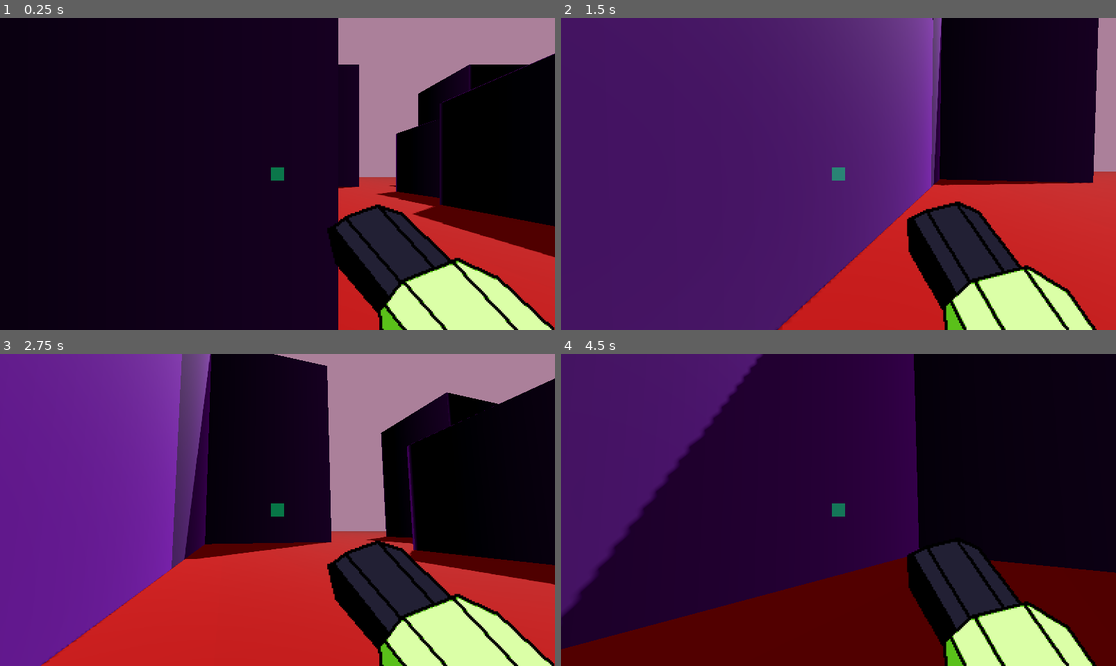
Above: before the commit, frames 1-4 (two rows, left to right).
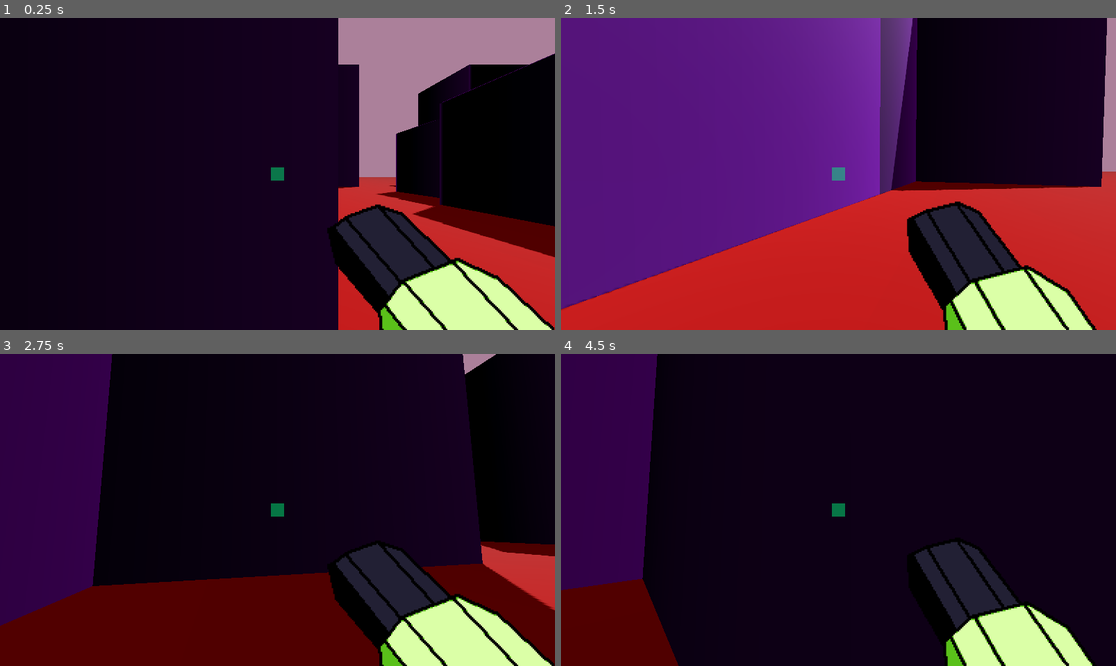
Above: after the commit, the same moments.

Repository: im-ener/Bytecrusher
Game: Godot game, scene res://world.tscn
The game is run twice, just before and just after one commit, with the same random seed, the same clock (stepped at 60 frames per second) and the same inputs.
Inputs (mouse positions are in pixels of both pictures, inside the frame that each line leads up to):
- Up to frame 1 (0.25 s): no input
- Up to frame 2 (1.5 s): tap Enter (ui_accept) at 0.5 s; move the mouse to (866, 174) at 0.52 s; hold W (forward) from 0.53 s (still down); tap G (fly) at 0.6 s; tap Space (jump) at 0.77 s; move the mouse to (810, 174) at 1.27 s; click (810, 174) at 1.35 s
- Up to frame 3 (2.75 s): keep holding W (forward); tap Space (jump) at 1.52 s; move the mouse to (288, 503) at 2.02 s; tap G (fly) at 2.1 s
- Up to frame 4 (4.5 s): keep holding W (forward); move the mouse to (832, 516) at 2.77 s; click (832, 516) at 2.85 s; tap Space (jump) at 3.02, 3.77 s; move the mouse to (877, 513) at 3.52 s; tap G (fly) at 3.6 s; move the mouse to (794, 506) at 4.27 s; click (794, 506) at 4.35 s

The runs differ from the first frame. In frame 2, 61% of the frame differs, in the area x 0-99%, y 0-100%; in frame 3, 69%, in the area x 0-100%, y 0-100%; in frame 4, 66%.

Commit message:
uhhh present this yes
uhhh some changes

Diff:
--- a/player.gd
+++ b/player.gd
@@ -6,7 +6,7 @@
 @onready var camera = $Camera3D
 @export var fall_acceleration = 75
 
-const SPEED = 8.0
+const SPEED = 16.0
 const JUMP_VELOCITY = 4.5
 
 var gravity = ProjectSettings.get_setting("physics/3d/default_gravity")
--- a/world.tscn
+++ b/world.tscn
@@ -149,14 +149,6 @@
 albedo_color = Color(0.482353, 0.00392157, 0.741176, 1)
 albedo_texture = SubResource("GradientTexture2D_t5wak")
 
-[sub_resource type="StandardMaterial3D" id="StandardMaterial3D_72cgg"]
-albedo_color = Color(0.482353, 0.00392157, 0.741176, 1)
-albedo_texture = SubResource("GradientTexture2D_t5wak")
-
-[sub_resource type="StandardMaterial3D" id="StandardMaterial3D_xqshy"]
-albedo_color = Color(0.482353, 0.00392157, 0.741176, 1)
-albedo_texture = SubResource("GradientTexture2D_t5wak")
-
 [sub_resource type="StandardMaterial3D" id="StandardMaterial3D_ihgrp"]
 albedo_color = Color(0.482353, 0.00392157, 0.741176, 1)
 albedo_texture = SubResource("GradientTexture2D_t5wak")
@@ -221,7 +213,7 @@
 [node name="environment" type="Node3D" parent="."]
 
 [node name="block3" type="MeshInstance3D" parent="environment"]
-transform = Transform3D(266.063, 0, 0, 0, 4.30996, 0, 0, 0, 370.98, -10.1375, -3.39841, 18.3471)
+transform = Transform3D(266.063, 0, 0, 0, 4.30996, 0, 0, 0, 370.98, -12.1375, -3.39841, 19.3471)
 material_override = SubResource("StandardMaterial3D_0mol8")
 mesh = SubResource("BoxMesh_qup7i")
 skeleton = NodePath("../environment")
@@ -320,7 +312,7 @@
 shape = SubResource("ConcavePolygonShape3D_itp7i")
 
 [node name="block11" type="MeshInstance3D" parent="."]
-transform = Transform3D(15.0485, 0, 0, 0, 0.696548, 0, 0, 0, 14.4551, 1.68865, 2.94568, 14.5909)
+transform = Transform3D(15.0485, 0, 0, 0, 0.696548, 0, 0, 0, 15.9006, 1.68865, 2.94568, 14.5909)
 material_override = SubResource("StandardMaterial3D_be24x")
 mesh = SubResource("BoxMesh_qup7i")
 skeleton = NodePath("../environment")
@@ -585,30 +577,6 @@
 [node name="CollisionShape3D" type="CollisionShape3D" parent="block32/StaticBody3D"]
 shape = SubResource("ConcavePolygonShape3D_itp7i")
 
-[node name="block34" type="MeshInstance3D" parent="."]
-transform = Transform3D(-2.29261e-06, 0, -1.65817, 0, 5.96958, 0, 52.4487, 0, -7.24809e-08, 47.4244, -0.413101, -8.41528)
-material_override = SubResource("StandardMaterial3D_72cgg")
-mesh = SubResource("BoxMesh_qup7i")
-skeleton = NodePath("../environment")
-metadata/_edit_group_ = true
-
-[node name="StaticBody3D" type="StaticBody3D" parent="block34"]
-
-[node name="CollisionShape3D" type="CollisionShape3D" parent="block34/StaticBody3D"]
-shape = SubResource("ConcavePolygonShape3D_itp7i")
-
-[node name="block35" type="MeshInstance3D" parent="."]
-transform = Transform3D(52.4487, 0, 0, 0, 5.96958, 0, 0, 0, 1.65817, 22.4244, -0.413101, 16.5847)
-material_override = SubResource("StandardMaterial3D_xqshy")
-mesh = SubResource("BoxMesh_qup7i")
-skeleton = NodePath("../environment")
-metadata/_edit_group_ = true
-
-[node name="StaticBody3D" type="StaticBody3D" parent="block35"]
-
-[node name="CollisionShape3D" type="CollisionShape3D" parent="block35/StaticBody3D"]
-shape = SubResource("ConcavePolygonShape3D_itp7i")
-
 [node name="block36" type="MeshInstance3D" parent="."]
 transform = Transform3D(25.2719, 0, 0, 0, 33.496, 0, 0, 0, 13.9493, 43.7002, 4.98968, -40.218)
 material_override = SubResource("StandardMaterial3D_ihgrp")
@@ -668,3 +636,87 @@
 
 [node name="CollisionShape3D" type="CollisionShape3D" parent="block40/StaticBody3D"]
 shape = SubResource("ConcavePolygonShape3D_itp7i")
+
+[node name="block33" type="MeshInstance3D" parent="."]
+transform = Transform3D(73.2885, 0, 0, 0, 33.496, 0, 0, 0, 13.9493, 53.7002, 4.98968, 20.782)
+material_override = SubResource("StandardMaterial3D_nf1bk")
+mesh = SubResource("BoxMesh_qup7i")
+skeleton = NodePath("../environment")
+metadata/_edit_group_ = true
+
+[node name="StaticBody3D" type="StaticBody3D" parent="block33"]
+
+[node name="CollisionShape3D" type="CollisionShape3D" parent="block33/StaticBody3D"]
+shape = SubResource("ConcavePolygonShape3D_itp7i")
+
+[node name="block41" type="MeshInstance3D" parent="."]
+transform = Transform3D(11.2795, 0, 0, 0, 14.3332, 0, 0, 0, 22.8493, 40.187, 4.74684, 8.81151)
+material_override = SubResource("StandardMaterial3D_nhyil")
+mesh = SubResource("BoxMesh_qup7i")
+skeleton = NodePath("../environment")
+metadata/_edit_group_ = true
+
+[node name="StaticBody3D" type="StaticBody3D" parent="block41"]
+
+[node name="CollisionShape3D" type="CollisionShape3D" parent="block41/StaticBody3D"]
+shape = SubResource("ConcavePolygonShape3D_itp7i")
+
+[node name="block34" type="MeshInstance3D" parent="."]
+transform = Transform3D(36.6442, 0, 0, 0, 33.496, 0, 0, 0, 41.0109, 82.7002, 4.98968, 6.782)
+material_override = SubResource("StandardMaterial3D_nf1bk")
+mesh = SubResource("BoxMesh_qup7i")
+skeleton = NodePath("../environment")
+metadata/_edit_group_ = true
+
+[node name="StaticBody3D" type="StaticBody3D" parent="block34"]
+
+[node name="CollisionShape3D" type="CollisionShape3D" parent="block34/StaticBody3D"]
+shape = SubResource("ConcavePolygonShape3D_itp7i")
+
+[node name="block35" type="MeshInstance3D" parent="."]
+transform = Transform3D(2.05208, 0, 0, 0, 13.3984, 0, 0, 0, 28.7077, 74.7002, 4.98968, -28.218)
+material_override = SubResource("StandardMaterial3D_nf1bk")
+mesh = SubResource("BoxMesh_qup7i")
+skeleton = NodePath("../environment")
+metadata/_edit_group_ = true
+
+[node name="StaticBody3D" type="StaticBody3D" parent="block35"]
+
+[node name="CollisionShape3D" type="CollisionShape3D" parent="block35/StaticBody3D"]
+shape = SubResource("ConcavePolygonShape3D_itp7i")
+
+[node name="block42" type="MeshInstance3D" parent="."]
+transform = Transform3D(26.9335, 0, 0, 0, 18.7578, 0, 0, 0, 3.44492, 85.7002, 7.98968, -44.218)
+material_override = SubResource("StandardMaterial3D_nf1bk")
+mesh = SubResource("BoxMesh_qup7i")
+skeleton = NodePath("../environment")
+metadata/_edit_group_ = true
+
+[node name="StaticBody3D" type="StaticBody3D" parent="block42"]
+
+[node name="CollisionShape3D" type="CollisionShape3D" parent="block42/StaticBody3D"]
+shape = SubResource("ConcavePolygonShape3D_itp7i")
+
+[node name="block43" type="MeshInstance3D" parent="."]
+transform = Transform3D(2.05208, 0, 0, 0, 8.57498, 0, 0, 0, 17.2246, 74.7002, 12.9897, -52.218)
+material_override = SubResource("StandardMaterial3D_nf1bk")
+mesh = SubResource("BoxMesh_qup7i")
+skeleton = NodePath("../environment")
+metadata/_edit_group_ = true
+
+[node name="StaticBody3D" type="StaticBody3D" parent="block43"]
+
+[node name="CollisionShape3D" type="CollisionShape3D" parent="block43/StaticBody3D"]
+shape = SubResource("ConcavePolygonShape3D_itp7i")
+
+[node name="block44" type="MeshInstance3D" parent="."]
+transform = Transform3D(26.9335, 0, 0, 0, 18.7578, 0, 0, 0, 3.44492, 84.7002, 7.98968, -62.218)
+material_override = SubResource("StandardMaterial3D_nf1bk")
+mesh = SubResource("BoxMesh_qup7i")
+skeleton = NodePath("../environment")
+metadata/_edit_group_ = true
+
+[node name="StaticBody3D" type="StaticBody3D" parent="block44"]
+
+[node name="CollisionShape3D" type="CollisionShape3D" parent="block44/StaticBody3D"]
+shape = SubResource("ConcavePolygonShape3D_itp7i")
Not shown: 1 places in world.tscn that only renumber resources
